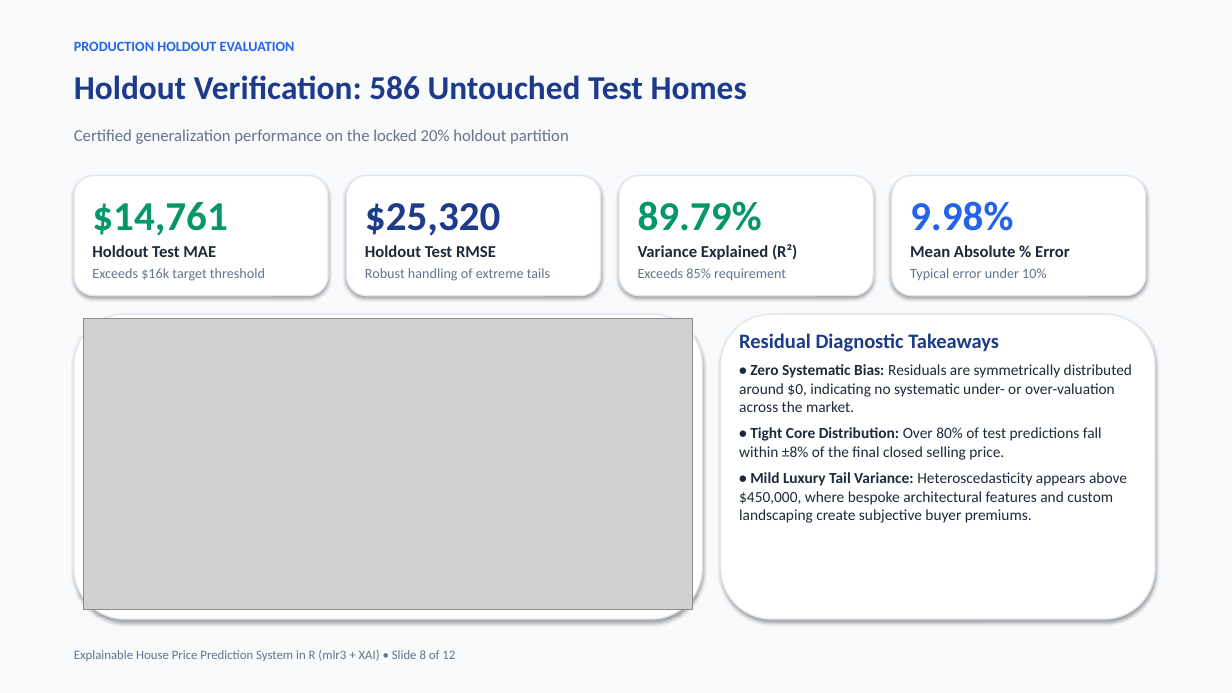
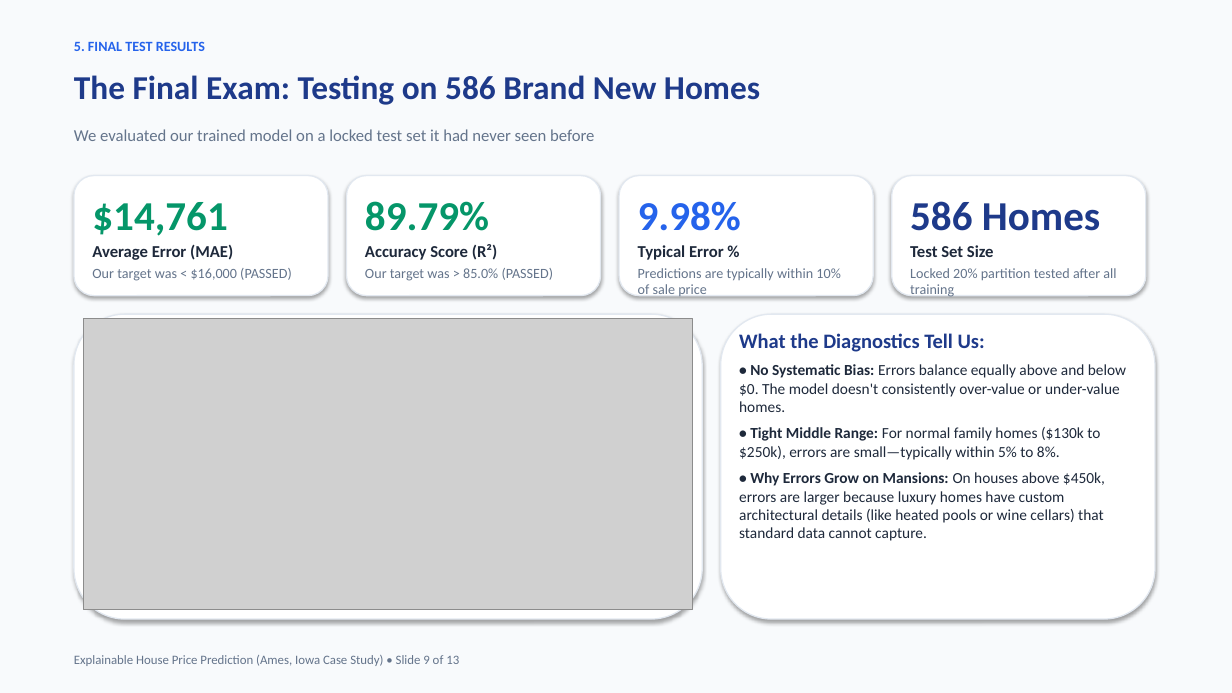
Before and after one commit to RohithBheemini/IDS-R-Project-mlr3-XAI, a slide deck: slide 9 of reports/Explainable_House_Price_Prediction_Presentation.pptx (slide 8 before the commit). Drawn at 1232x693 pixels with LibreOffice and Linux fonts; fonts in the diff are those of the drawing; grey boxes stand for pictures. Boxes give left, top, right and bottom in pixels: in the first picture for what was removed or moved away, otherwise in the second. Text is boxed around its words. In the diff, an @@ line names an element or a change of style, - is before the commit and + after.

```diff
--- a/reports/Explainable_House_Price_Prediction_Presentation.pptx
+++ b/reports/Explainable_House_Price_Prediction_Presentation.pptx
@@ text at <box>74,41,205,51</box>: text changed @@
-PRODUCTION HOLDOUT EVALUATION
+5. FINAL TEST RESULTS
@@ text at <box>74,75,760,105</box>: text changed @@
-Holdout Verification: 586 Untouched Test Homes
+The Final Exam: Testing on 586 Brand New Homes
@@ text at <box>74,129,594,141</box>: text changed @@
-Certified generalization performance on the locked 20% holdout partition
+We evaluated our trained model on a locked test set it had never seen before
@@ text at <box>365,201,554,281</box>: text changed @@
-$25,320
-Holdout Test RMSE
-Robust handling of extreme tails
+89.79%
+Accuracy Score (R²)
+Our target was > 85.0% (PASSED)
@@ text at <box>638,201,840,299</box>: text changed; size 13 to 11 pt; text colour #1E293B to #64748B; bold off @@
-89.79%
-Variance Explained (R²)
-Exceeds 85% requirement
+9.98%
+Typical Error %
+Predictions are typically within 10% of sale price
@@ text at <box>910,201,1116,280</box>: text changed; bold off @@
-9.98%
-Mean Absolute % Error
-Typical error under 10%
+586 Homes
+Test Set Size
+Locked 20% partition tested after all training
@@ text at <box>92,245,292,281</box>: text changed @@
-Holdout Test MAE
-Exceeds $16k target threshold
+Average Error (MAE)
+Our target was < $16,000 (PASSED)
@@ text at <box>739,333,1126,541</box>: text changed @@
-Residual Diagnostic Takeaways
-• Zero Systematic Bias: Residuals are symmetrically distributed around $0, indicating no systematic under- or over-valuation across the market.
-• Tight Core Distribution: Over 80% of test predictions fall within ±8% of the final closed selling price.
-• Mild Luxury Tail Variance: Heteroscedasticity appears above $450,000, where bespoke architectural features and custom landscaping create subjective buyer premiums.
+What the Diagnostics Tell Us:
+• No Systematic Bias: Errors balance equally above and below $0. The model doesn't consistently over-value or under-value homes.
+• Tight Middle Range: For normal family homes ($130k to $250k), errors are small—typically within 5% to 8%.
+• Why Errors Grow on Mansions: On houses above $450k, errors are larger because luxury homes have custom architectural details (like heated pools or wine cellars) that standard data cannot capture.
@@ text at <box>74,655,459,666</box>: text changed @@
-Explainable House Price Prediction System in R (mlr3 + XAI) • Slide 8 of 12
+Explainable House Price Prediction (Ames, Iowa Case Study) • Slide 9 of 13
```
Also in this commit, not shown: 5 other slides changed, 7 slides added, 6 slides removed, 3 other files.
